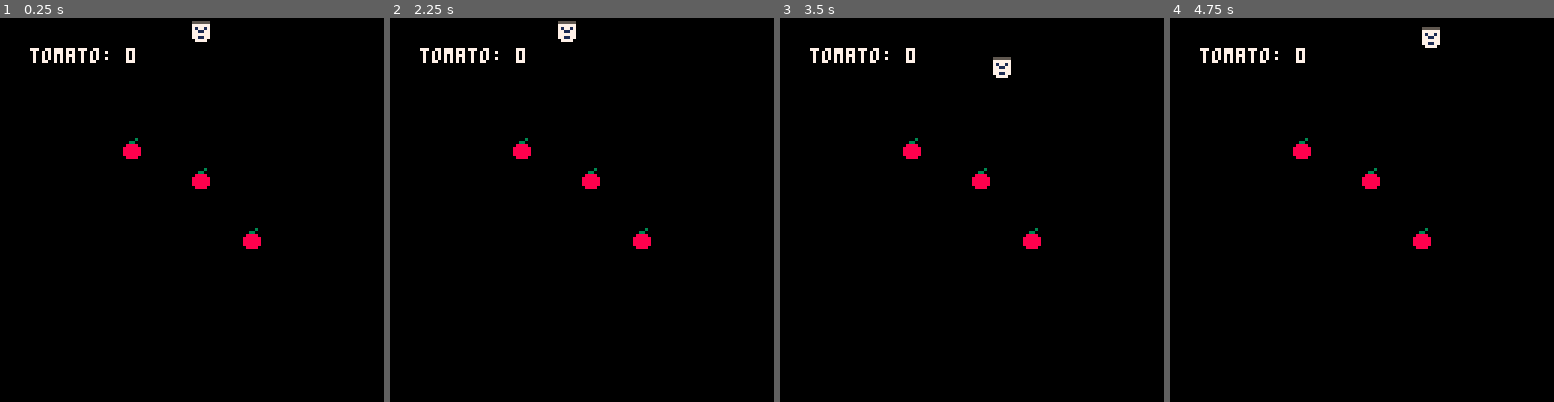
Above: before the commit, frames 1-4 (left to right).
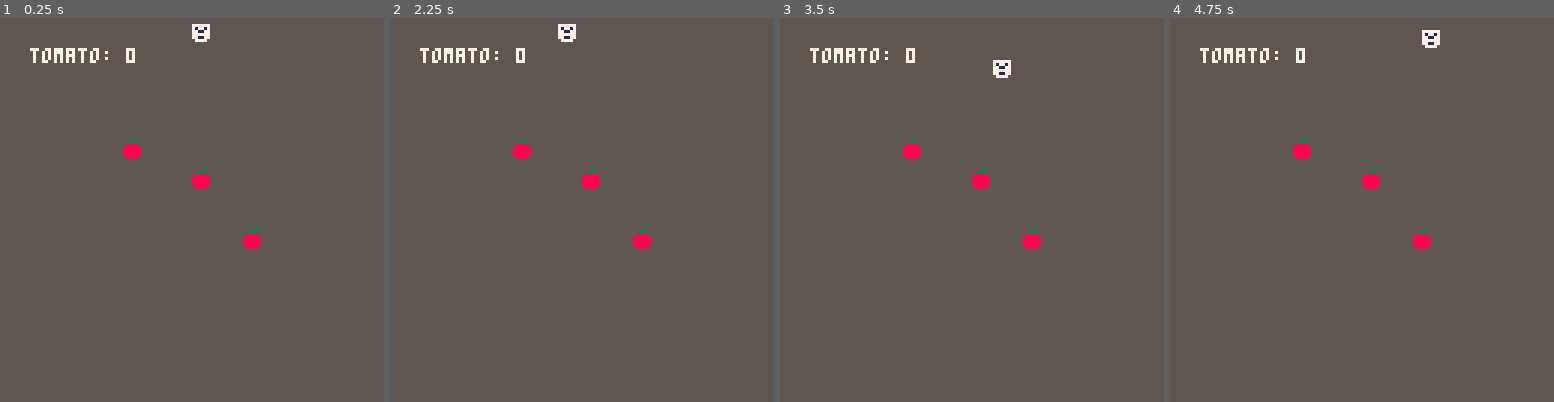
Above: after the commit, the same moments.

Repository: JohnErnestBonanno/pico8
Game: PICO-8 cartridge pickup.p8
Two runs of this game, one before a commit and one after it. Both use one fixed random seed, a clock stepped at 60 frames per second and the inputs below.
Inputs:
- Up to frame 1 (0.25 s): no input
- Up to frame 2 (2.25 s): hold Left from 1.97 s (still down)
- Up to frame 3 (3.5 s): release Left at 2.37 s; hold Down 2.42-2.82 s; hold Right from 2.87 s (still down)
- Up to frame 4 (4.75 s): release Right at 3.53 s; hold Up 3.58-4.08 s; hold Right 4.13-4.53 s; hold Down from 4.58 s (still down)

The runs differ from the first frame. In frame 1, 99% of the frame differs, in the area x 0-100%, y 0-100%; in frame 2, 99%; in frame 3, 99%; in frame 4, 99%.

Commit message:
Make background grey

Diff:
--- a/pickup.p8
+++ b/pickup.p8
@@ -23,7 +23,7 @@
 end
 
 function _draw()
-	cls()
+	cls(5)
 	map()
 	spr(plr.sp,plr.x,plr.y,2,2)
 	dpickups()
@@ -60,11 +60,11 @@
 print("tomato: "..tomato,10,10,7)
 end
 __gfx__
-00000000000000000000000000000000000003000000000000000000000000000000000000000000000000000000000000000000000000000000000000000000
-00000000055555500000000000000000000330000000000000000000000000000000000000000000000000000000000000000000000000000000000000000000
-00700700077777700000000000000000008888000000000000000000000000000000000000000000000000000000000000000000000000000000000000000000
-00077000071771700000000000000000088888800000000000000000000000000000000000000000000000000000000000000000000000000000000000000000
-00077000077117700000000000000000088888800000000000000000000000000000000000000000000000000000000000000000000000000000000000000000
-00700700077777700000000000000000088888800000000000000000000000000000000000000000000000000000000000000000000000000000000000000000
-00000000077117700000000000000000008888000000000000000000000000000000000000000000000000000000000000000000000000000000000000000000
-00000000007777000000000000000000000000000000000000000000000000000000000000000000000000000000000000000000000000000000000000000000
+00000000000000000000000000000000000003000000000033333333000000000000000000000000000000000000000000000000000000000000000000000000
+00000000055555500000000000000000000330000000000033333333000000000000000000000000000000000000000000000000000000000000000000000000
+00700700077777700000000000000000008888000000000033333333000000000000000000000000000000000000000000000000000000000000000000000000
+00077000071771700000000000000000088888800000000033333333000000000000000000000000000000000000000000000000000000000000000000000000
+00077000077117700000000000000000088888800000000033333333000000000000000000000000000000000000000000000000000000000000000000000000
+00700700077777700000000000000000088888800000000033333333000000000000000000000000000000000000000000000000000000000000000000000000
+00000000077117700000000000000000008888000000000033333333000000000000000000000000000000000000000000000000000000000000000000000000
+00000000007777000000000000000000000000000000000033333333000000000000000000000000000000000000000000000000000000000000000000000000
